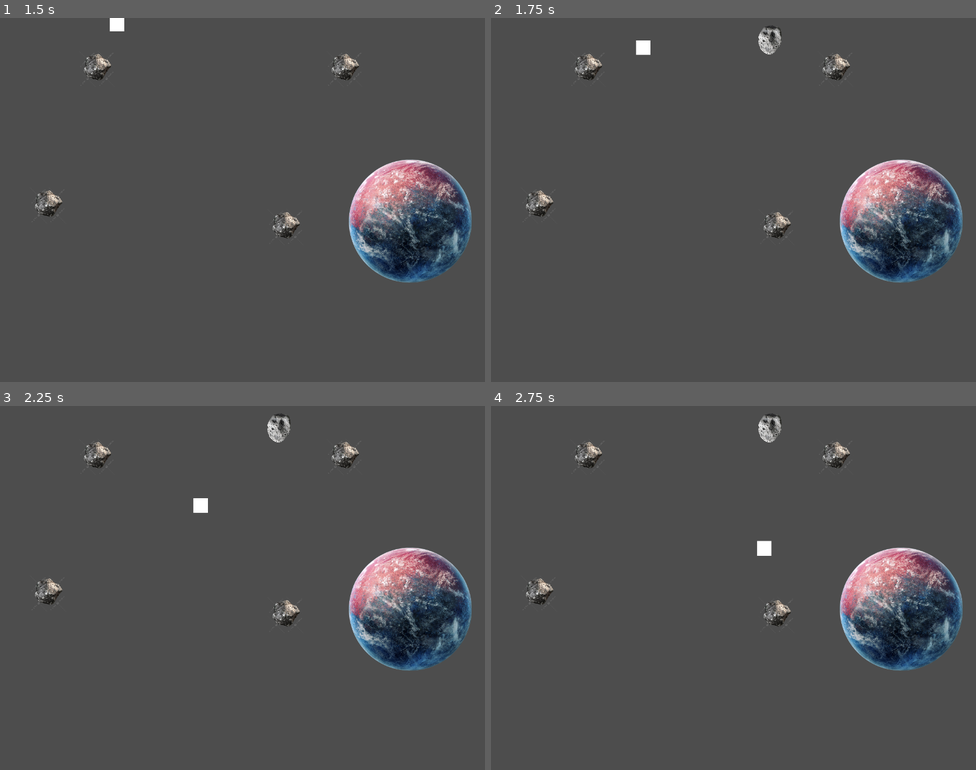
Above: before the commit, frames 1-4 (two rows, left to right).
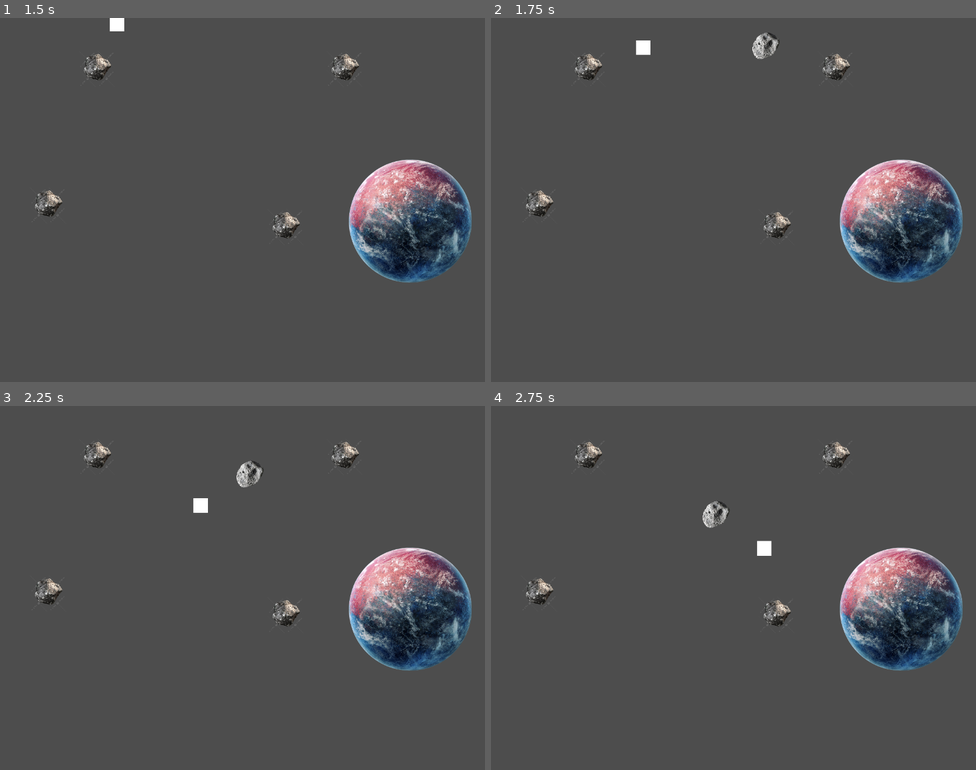
Above: after the commit, the same moments.

Repository: Pabluwu707/p-meus-amigos
Game: Godot game, scene res://scenes/main.tscn
Same seed, same stepped clock (60 frames per second), same inputs: the game is played once before the commit and once after it. This scene is started directly instead of the project's main scene.
Inputs:
- Up to frame 1 (1.5 s): tap Enter at 0.5 s; hold Right (right) 0.53-1.28 s; hold Space (spacebar) 0.53-1.28 s; hold S (down) from 1.28 s (still down); tap Space (spacebar) at 1.35 s
- Up to frame 2 (1.75 s): keep holding S (down)
- Up to frame 3 (2.25 s): release S (down) at 2.03 s; hold Right (right) from 2.03 s (still down); hold Space (spacebar) from 2.03 s (still down)
- Up to frame 4 (2.75 s): keep holding Right (right); keep holding Space (spacebar)

Frame 1 is identical in both runs. In frame 2, 0.3% of the frame differs, in the area x 53-60%, y 2-12%; in frame 3, 0.5%, in the area x 48-60%, y 2-23%; in frame 4, 0.5%.

Commit message:
Comet collision fixed fr fr:sob:

Diff:
--- a/project.godot
+++ b/project.godot
@@ -13,7 +13,7 @@
 config/name="pMeusAmigos"
 run/main_scene="res://scenes/level0.tscn"
 config/features=PackedStringArray("4.2", "Forward Plus")
-config/icon="res://icon.svg"
+config/icon="res://icono.png"
 
 [display]
 
--- a/scenes/comet_hazard.tscn
+++ b/scenes/comet_hazard.tscn
@@ -1,4 +1,3 @@
-
 [gd_scene load_steps=4 format=3 uid="uid://d4c6g7vef6drt"]
 
 [ext_resource type="Script" path="res://scripts/CometHazard.gd" id="1_wknsu"]
@@ -7,7 +6,7 @@
 [sub_resource type="CircleShape2D" id="CircleShape2D_x628k"]
 radius = 27.074
 
-[node name="CharacterBody2D" type="CharacterBody2D"]
+[node name="CometHazard" type="CharacterBody2D"]
 collision_mask = 0
 script = ExtResource("1_wknsu")
 
--- a/scenes/main.tscn
+++ b/scenes/main.tscn
@@ -4,7 +4,6 @@
 [ext_resource type="PackedScene" uid="uid://ba62prgnkj1lw" path="res://scenes/planet.tscn" id="2_c05fd"]
 [ext_resource type="PackedScene" uid="uid://bqdrt7oox6d1c" path="res://scenes/asteroid_hazard.tscn" id="3_q55hx"]
 [ext_resource type="PackedScene" uid="uid://b4gt7stkwumbt" path="res://scenes/comet_spawner.tscn" id="4_yl4ql"]
-
 
 [node name="Main" type="Node"]
 
--- a/scripts/CometHazard.gd
+++ b/scripts/CometHazard.gd
@@ -1,5 +1,4 @@
-extends RigidBody2D
-
+extends CharacterBody2D
 
 const SPEED = 250
 var rng = RandomNumberGenerator.new()
@@ -9,5 +8,9 @@
 func _ready():
 	global_rotation = random_rotation
 	#velocity = direction
-	gravity_scale = 0
-	add_constant_central_force(Vector2.DOWN)
+	#gravity_scale = 0
+	#add_constant_central_force(direction * SPEED)
+
+func _physics_process(delta):
+	#move_and_collide(direction*SPEED)
+	move_and_collide(direction*SPEED*delta)
Binary file added: icono.png
Not shown, added: icono.png.import
